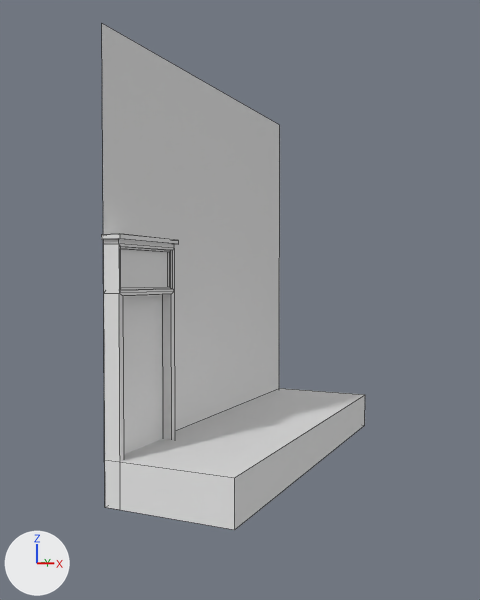
What one commit did to the Blender file ModellingAssets/plane_wall_short/plane_wall_short.blend.
Camera for both pictures: a 50 mm camera at (8.34, -11.35, 4.78) aimed at (0.55, 5.56, 4.18). The lights are fixed; the arrows at lower left show +X, +Y and +Z. Mesh edges are drawn as thin lines. The same objects are shown in both versions, whatever each file hides.
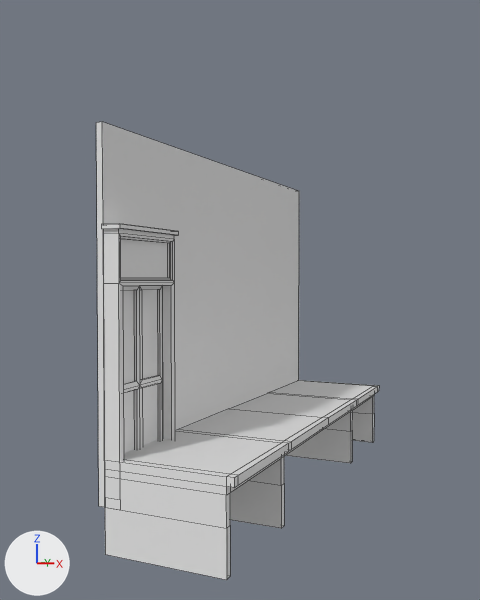
What changed in the scene script:
```text
Change me_plane:
    where me_plane.from_pydata(...)  # 4 vertices, 1 face; spans x 0.0, y -5.0..0.0, z 0.0..5.0
    used by ob_plane; location = (0.0, 0.0, 0.0); rotation_euler = (0.0, 0.0, -3.142), in degrees (0, 0, -180); scale = (1.0, 2.0, 2.0)
    verts and faces of me_plane; kept vertices keep their numbers, new ones are numbered from 4
    before: 0 (0.0, -5.0, 0.0), 1 (0.0, 0.0, 0.0) at pixel (104, 507), 2 (0.0, -5.0, 5.0) at pixel (279, 125), 3 (0.0, 0.0, 5.0) at pixel (101, 23)
    me_plane part 3
    add delete_vertices([0, 2, 3])  # with the faces that use them
    add verts[4] = (0.0, -12.0, 0.0)
    add verts[5] = (0.0, -12.0, 8.0)  # pixel (299, 191)
    add verts[6] = (0.0, 0.0, 8.0)  # pixel (102, 121)
    add for new, old in zip([*range(7, 11)], [1, 4, 5, 6]): verts[new] = verts[old] + (0.16, 0.0, 0.0)
    add faces += [(1, 4, 5, 6), (7, 10, 9, 8), (1, 6, 10, 7), (4, 8, 9, 5), (5, 9, 10, 6), (1, 7, 8, 4)]
Change me_cube_003:
    used by ob_cube; location = (1.0, 1.0, 1.0)
    remove me_cube_003.from_pydata(...)  # 8 vertices, 6 faces; spans x -1.0..2.0, y -1.0..9.0, z -1.0..0.0
    add me_cube_003.from_pydata(...)  # 127 vertices, 114 faces; spans x -0.01..2.99, y 0.0..10.0, z -1.0..1.0
    me_cube_003 part 1: the whole mesh is rebuilt
Change me_cube_004:
    used by ob_door_a; location = (0.0, 0.0, 0.0); scale = (1.0, 1.16, 1.0)
    remove me_cube_004.from_pydata(...)  # 68 vertices, 63 faces; spans x 0.0..0.45, y -0.05..2.0, z 0.0..5.69
    add me_cube_004.from_pydata(...)  # 113 vertices, 107 faces; spans x 0.0..0.45, y -0.05..2.0, z -0.21..5.69
    me_cube_004 part 2: 45 vertices added at x 0.0..0.38, y 0.01..1.94, z -0.21..4.41
Change ob_plane:
    ob_plane.scale: (1.0, 2.0, 2.0) -> (1.0, 1.0, 1.0)
Change ob_cube:
    ob_cube.location: (1.0, 1.0, 1.0) -> (0.0, 0.0, 0.0)
    ob_cube.scale: (1.0, 1.0, 1.0) -> (1.0, 1.2, 1.0)
Change ob_door_a:
    ob_door_a.location: (0.0, 0.0, 0.0) -> (0.0, 0.0, 0.21)
```

Location of each change, (x1, y1, x2, y2) in pixels of the pictures (480 x 600 px):
'Plane', reshaped, rescaled
    before: (102, 24, 280, 436)
    after: (96, 122, 299, 507)
'Cube', reshaped, moved, rescaled (41% taller)
    before: (105, 388, 365, 530)
    after: (105, 380, 379, 580)
'Door_A', reshaped, moved
    before: (102, 234, 178, 462)
    after: (101, 224, 178, 462)
part 2 of me_cube_004, added
    after: (123, 286, 163, 453)
